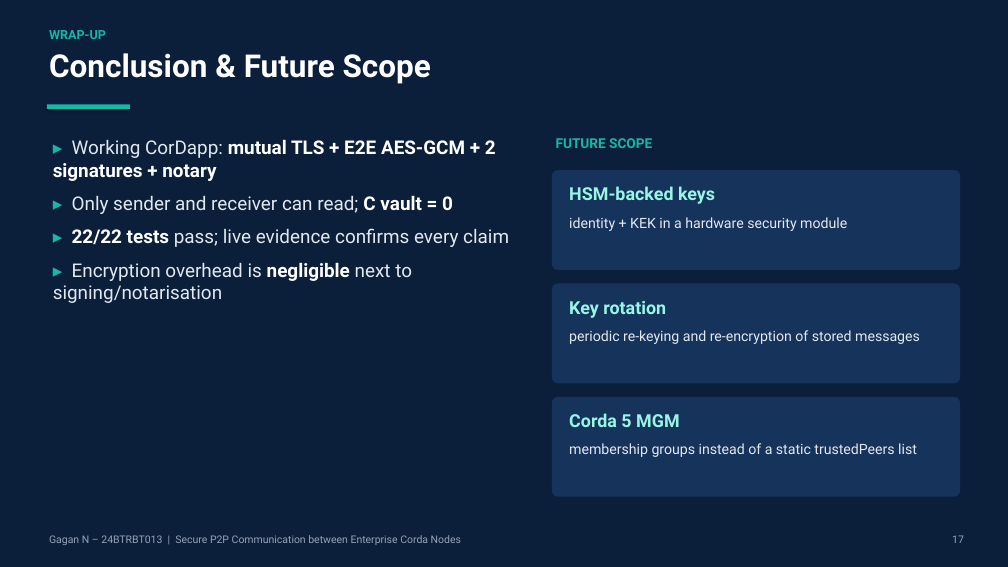
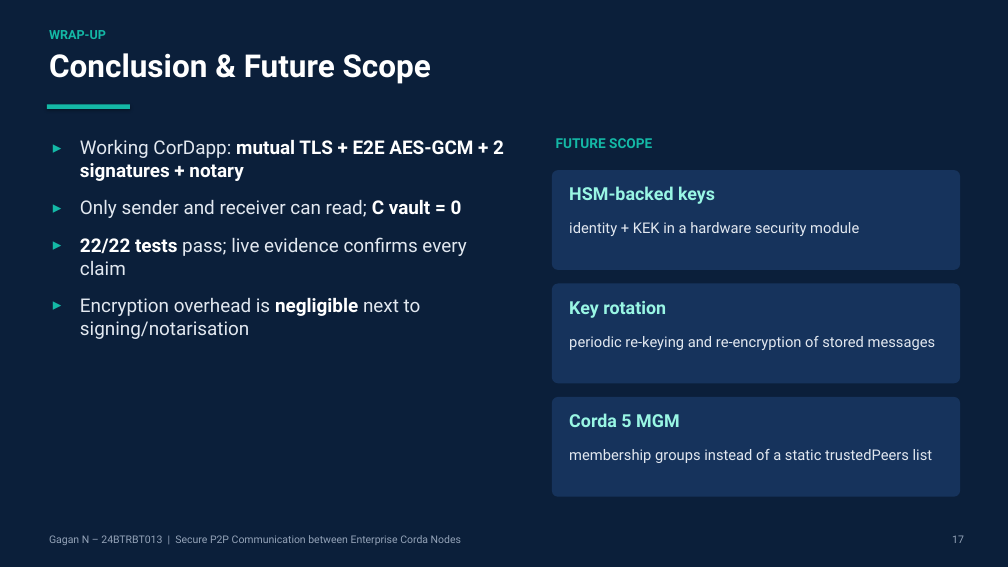
Before and after one commit to Momo-1628/secure-p2p-corda-nodes, a slide deck: slide 17 of ppt/Topic12_Secure_P2P_Corda_24BTRBT013.pptx. Drawn at 1008x567 pixels with LibreOffice and Linux fonts; fonts in the diff are those of the drawing. Boxes give left, top, right and bottom in pixels: in the first picture for what was removed or moved away, otherwise in the second. Text is boxed around its words. In the diff, an @@ line names an element or a change of style, - is before the commit and + after.

```diff
--- a/ppt/Topic12_Secure_P2P_Corda_24BTRBT013.pptx
+++ b/ppt/Topic12_Secure_P2P_Corda_24BTRBT013.pptx
@@ text at (x1=80, y1=139, x2=504, y2=339): text changed @@
-▸ Working CorDapp: mutual TLS + E2E AES-GCM + 2 signatures + notary
-▸ Only sender and receiver can read; C vault = 0
-▸ 22/22 tests pass; live evidence confirms every claim
-▸ Encryption overhead is negligible next to signing/notarisation
+▸ Working CorDapp: mutual TLS + E2E AES-GCM + 2 signatures + notary
+▸ Only sender and receiver can read; C vault = 0
+▸ 22/22 tests pass; live evidence confirms every claim
+▸ Encryption overhead is negligible next to signing/notarisation
@@ size 13.5 to 14 pt; more space between paragraphs in 3 elements at (x1=569, y1=222, x2=859, y2=236), (x1=569, y1=336, x2=936, y2=350), (x1=569, y1=449, x2=933, y2=463) @@
```
Also in this commit, not shown: 15 other slides changed, 2 other files.
